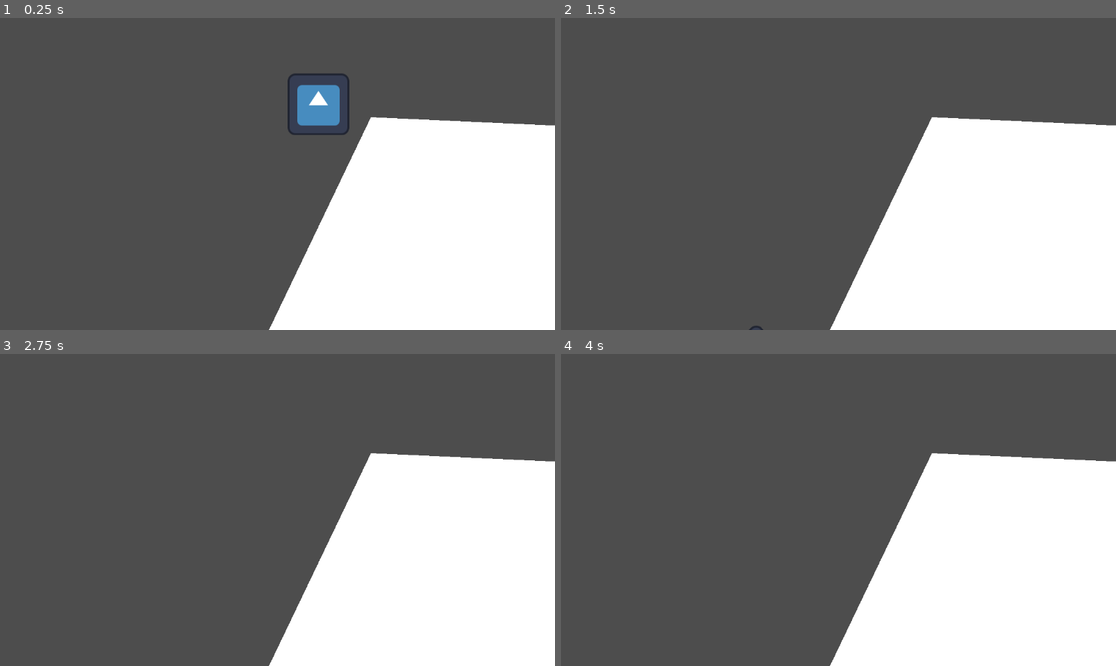
Above: before the commit, frames 1-4 (two rows, left to right).
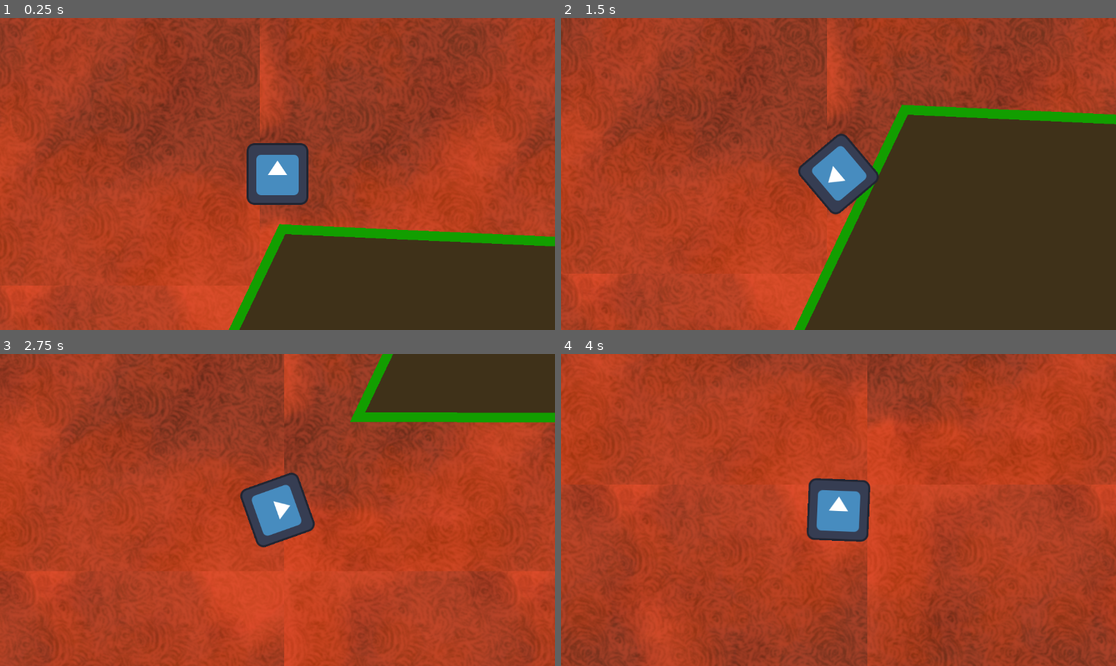
Above: after the commit, the same moments.

Repository: crispyBrown0/Payload-Delivery
Game: Godot game, scene res://root.tscn
Two runs of this game, one before a commit and one after it. Both use one fixed random seed, a clock stepped at 60 frames per second and the inputs below. The engine's default icon, where the game draws it, is replaced by a stand-in: a white triangle on a blue panel in a dark square.
Inputs:
- Up to frame 1 (0.25 s): no input
- Up to frame 2 (1.5 s): no input
- Up to frame 3 (2.75 s): no input
- Up to frame 4 (4 s): no input

The runs differ from the first frame. In frame 1, 99% of the frame differs, in the area x 0-100%, y 0-100%; in frame 2, 99%; in frame 3, 99%; in frame 4, 99%.

Commit message:
Properly pushed
-polygon and collider sync in code
-random test object
-parallax background
-green outline on terrain

Diff:
--- a/root.tscn
+++ b/root.tscn
@@ -1,5 +1,6 @@
-[gd_scene load_steps=6 format=3 uid="uid://bsglis4bpvfa"]
+[gd_scene load_steps=7 format=3 uid="uid://bsglis4bpvfa"]
 
+[ext_resource type="Texture2D" uid="uid://b6ei84gpml4l5" path="res://lava.png" id="1_jnlp7"]
 [ext_resource type="Script" uid="uid://c0jkua43hhchw" path="res://terrain_colli.gd" id="1_pyidc"]
 [ext_resource type="Script" uid="uid://bf8kp4qptkj3c" path="res://terrain.gd" id="1_vvh5c"]
 [ext_resource type="Script" uid="uid://csu5fpgginurd" path="res://terrain_poly.gd" id="2_vvh5c"]
@@ -10,10 +11,19 @@
 
 [node name="Root" type="Node2D"]
 
+[node name="Parallax2D" type="Parallax2D" parent="."]
+scroll_scale = Vector2(0.1, 0.1)
+repeat_size = Vector2(1000, 1000)
+repeat_times = 6
+
+[node name="Sprite2D" type="Sprite2D" parent="Parallax2D"]
+texture = ExtResource("1_jnlp7")
+
 [node name="Terrain" type="StaticBody2D" parent="."]
 script = ExtResource("1_vvh5c")
 
 [node name="TerrainPoly" type="Polygon2D" parent="Terrain"]
+color = Color(0.25, 0.195, 0.099999994, 1)
 polygon = PackedVector2Array(194, -118, -161, 623, 5416, 645, 5259, 7, 5052, -366, 4626, -460, 4001, -102, 3154, -80, 2281, -234, 1509, -58)
 script = ExtResource("2_vvh5c")
 
@@ -21,21 +31,27 @@
 polygon = PackedVector2Array(156, 496, 389, 490, 1099, 518, 604, 593)
 script = ExtResource("1_pyidc")
 
+[node name="TerrainLine" type="Line2D" parent="Terrain"]
+points = PackedVector2Array(194, -118, -161, 623, 5416, 645, 5259, 7, 5052, -366, 4626, -460, 4001, -102, 3154, -80, 2281, -234, 1509, -58)
+closed = true
+width = 20.0
+default_color = Color(0.07233341, 0.62, 0, 1)
+
 [node name="PlayerBase" type="Sprite2D" parent="."]
 
 [node name="PlayerWeapon" type="Sprite2D" parent="PlayerBase"]
 
 [node name="Projectile" type="Sprite2D" parent="PlayerBase/PlayerWeapon"]
 
-[node name="Camera2D" type="Camera2D" parent="PlayerBase/PlayerWeapon/Projectile"]
-
 [node name="Enemy" type="Sprite2D" parent="."]
 
 [node name="RigidBody2D" type="RigidBody2D" parent="."]
-position = Vector2(85, -173)
+position = Vector2(184, -261)
 
 [node name="Sprite2D" type="Sprite2D" parent="RigidBody2D"]
 texture = ExtResource("4_28aoi")
 
 [node name="CollisionShape2D" type="CollisionShape2D" parent="RigidBody2D"]
 shape = SubResource("RectangleShape2D_jnlp7")
+
+[node name="Camera2D" type="Camera2D" parent="RigidBody2D"]
--- a/terrain.gd
+++ b/terrain.gd
@@ -2,9 +2,11 @@
 
 @onready var poly = $TerrainPoly
 @onready var colli = $TerrainColli as CollisionPolygon2D
+@onready var line = $TerrainLine
 # Called when the node enters the scene tree for the first time.
 func _ready() -> void:
 	colli.polygon = poly.polygon
+	line.points = poly.polygon
 
 
 # Called every frame. 'delta' is the elapsed time since the previous frame.
Binary file added: lava.png
Not shown, added: lava.png.import
